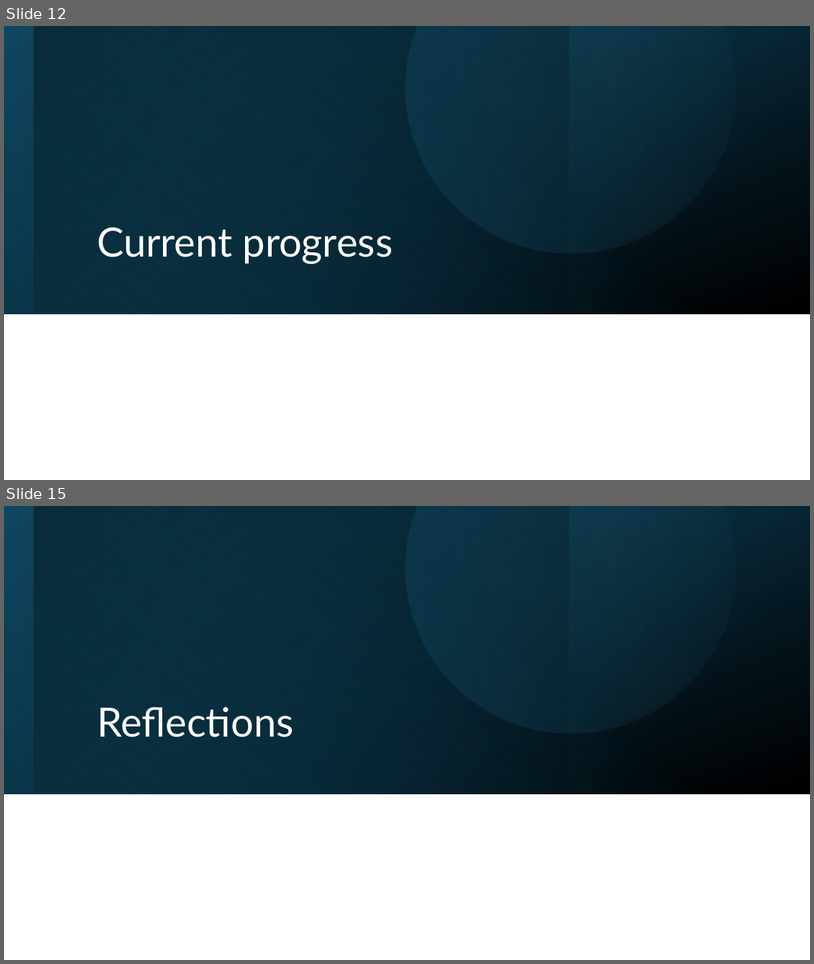
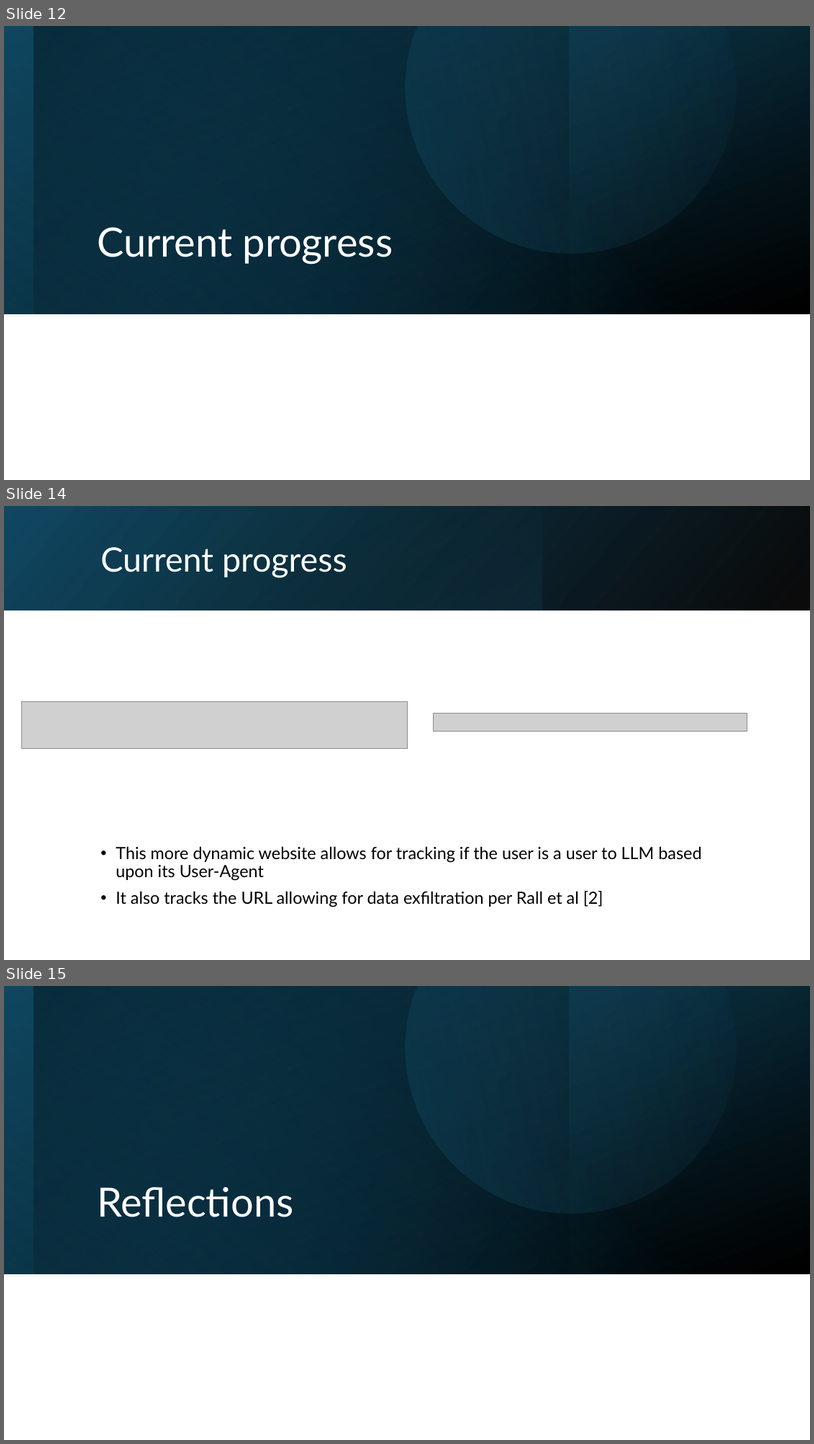
Before and after one commit to Fitch-Gamer/Bachelors-Dissertation, a slide deck: Demonstration of progress/Demonstration of progress.pptx. Shown one above the other, each under a label of ours: slides 12 and 15 before the commit, slides 12, 14 and 15 after it; the slides between them are not shown. The pictures are 814x964 and 814x1444 pixels, drawn with LibreOffice and Linux fonts; fonts in the diff are those of the drawing; grey boxes stand for pictures. Boxes give left, top, right and bottom in pixels: in the first picture for what was removed or moved away, otherwise in the second. Text is boxed around its words. In the diff, an @@ line names an element or a change of style, - is before the commit and + after.

```diff
--- a/Demonstration of progress/Demonstration of progress.pptx
+++ b/Demonstration of progress/Demonstration of progress.pptx
@@ slide 14 added at <box>4,506,810,960</box>, background #FFFFFF @@
@@ rectangle added at <box>4,506,810,610</box>, fill gradient #000000 to #104862 @@
@@ rectangle added at <box>4,506,810,610</box>, fill gradient #156082 to #000000 @@
@@ rectangle added at <box>257,506,543,610</box>, fill gradient #156082 to #0B3041 @@
@@ title added at <box>100,547,347,578</box>, 40 pt, text #FFFFFF @@
+Current progress
@@ picture added at <box>21,701,407,748</box> @@
@@ picture added at <box>434,713,748,731</box> @@
@@ text added at <box>116,846,702,907</box>, 20 pt, text #000000 @@
+• This more dynamic website allows for tracking if the user is a user to LLM based upon its User-Agent
+• It also tracks the URL allowing for data exfiltration per Rall et al [2]
```
Also in this commit, not shown: 3 slides changed, 3 other slides added, 3 slides removed, 17 other files.
